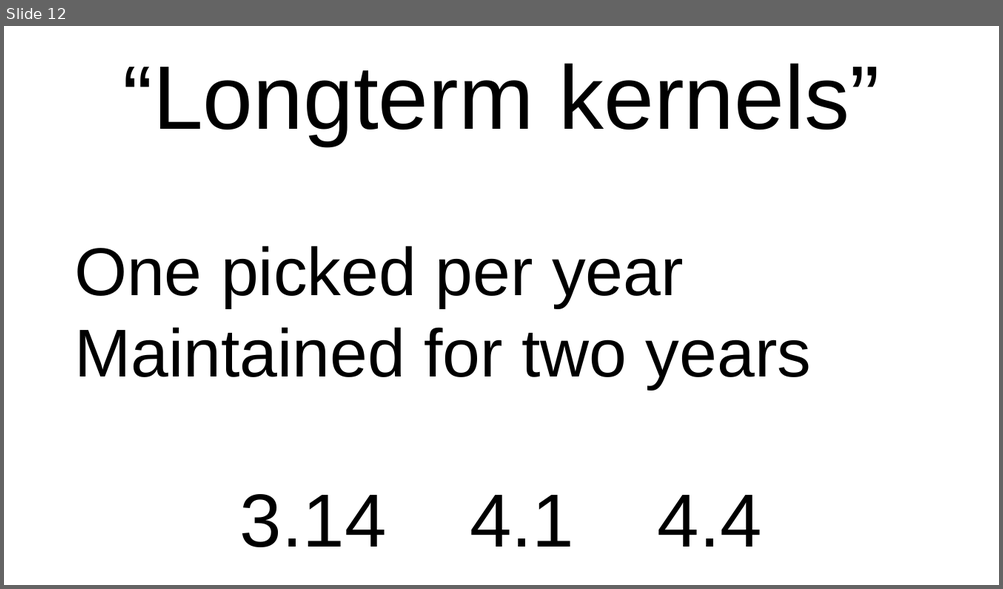
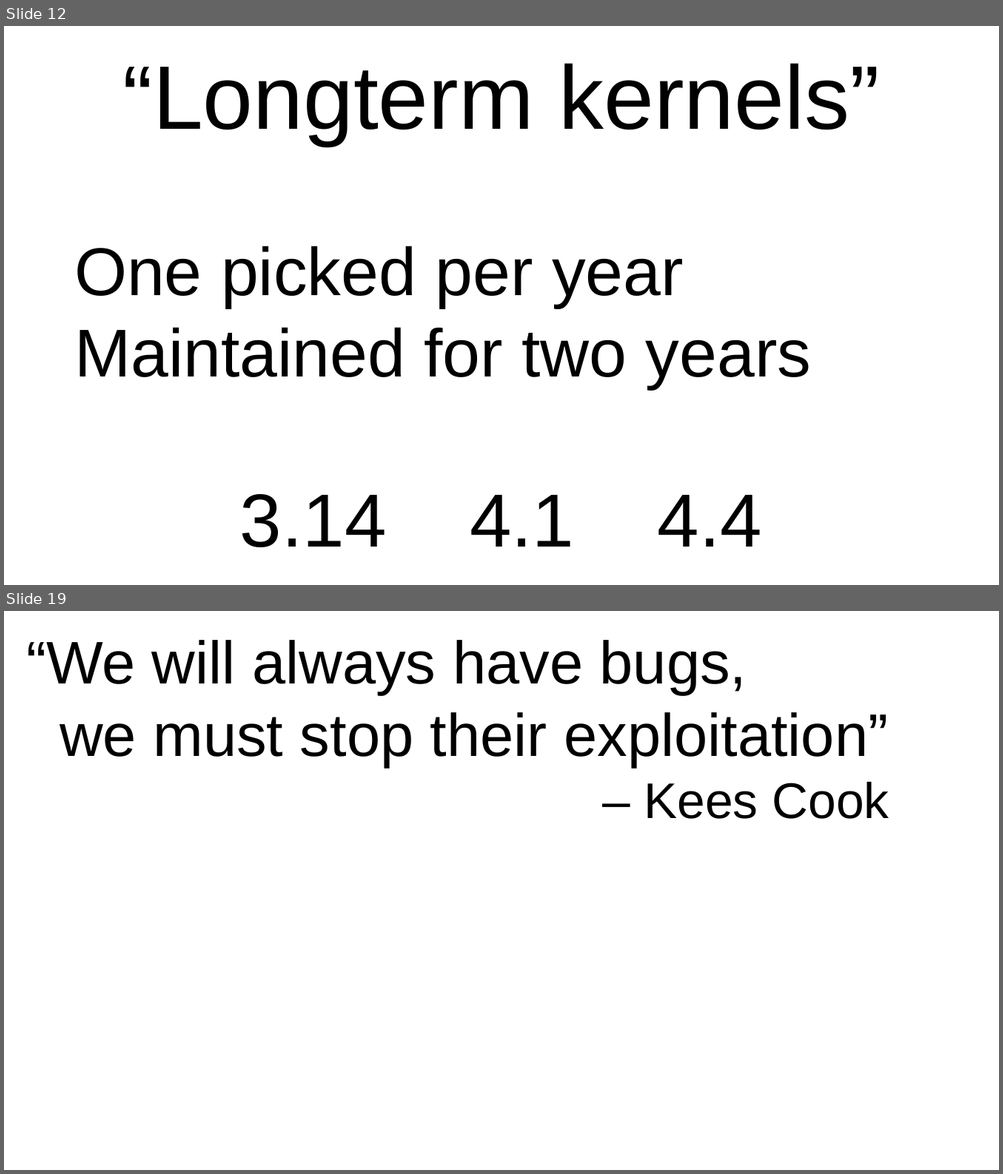
Before and after one commit to gregkh/kernel-development, a slide deck: kernel-development-16x9.odp. Shown one above the other, each under a label of ours: slide 12 before the commit, slides 12 and 19 after it; the slides between them are not shown. The pictures are 1003x589 and 1003x1174 pixels, drawn with LibreOffice and Linux fonts; fonts in the diff are those of the drawing. Boxes give left, top, right and bottom in pixels: in the first picture for what was removed or moved away, otherwise in the second. Text is boxed around its words. In the diff, an @@ line names an element or a change of style, - is before the commit and + after.

```diff
--- a/kernel-development-16x9.odp
+++ b/kernel-development-16x9.odp
@@ slide 19 added at bbox=[4, 611, 999, 1170], background #FFFFFF @@
@@ text added at bbox=[26, 640, 889, 819], 48 pt, text #000000 @@
+“We will always have bugs,
+we must stop their exploitation”
+– Kees Cook
```
Also in this commit, not shown: 4 slides changed, 11 other slides added, 2 slides removed, 2 other files.
